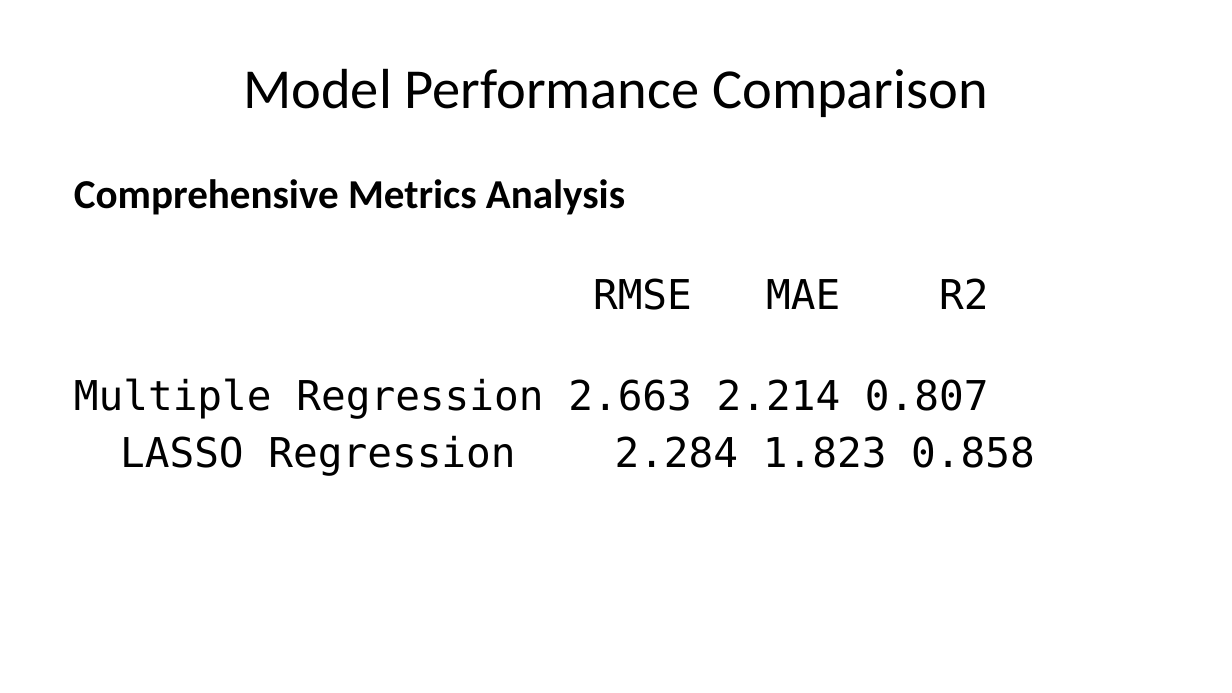
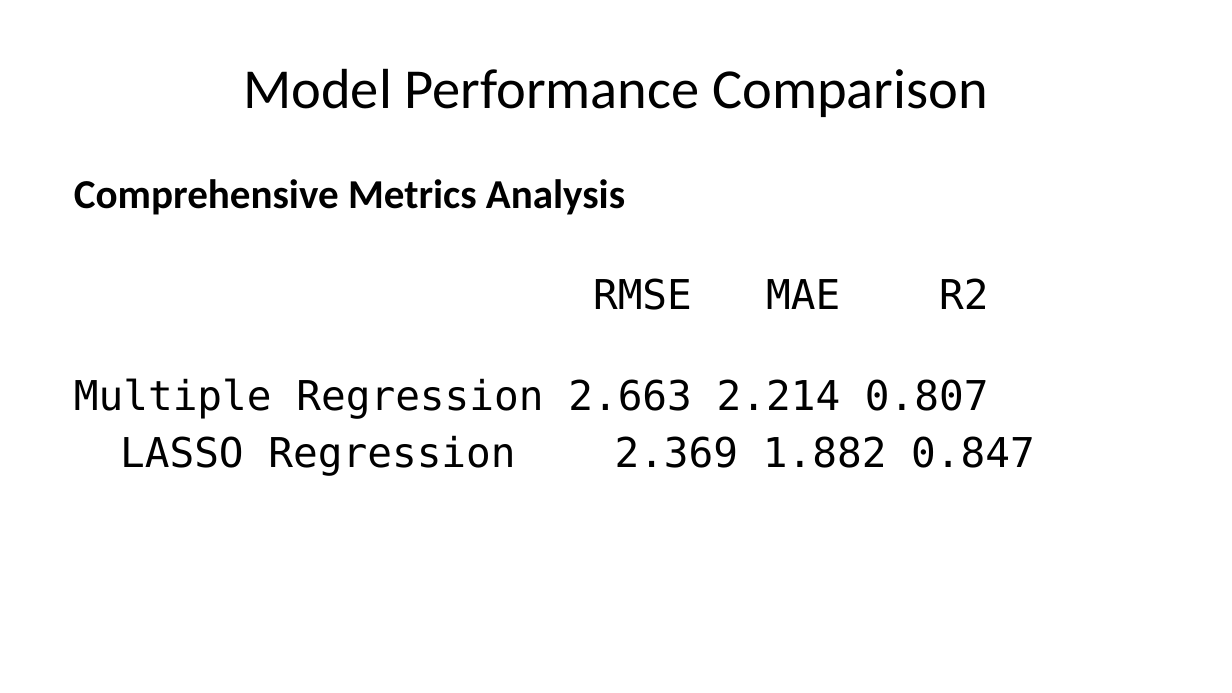
Before and after one commit to memandip/r-starter, a slide deck: slide 8 of presentation_1/supervised_learning.pptx (slide 11 before the commit). Drawn at 1232x693 pixels with LibreOffice and Linux fonts; fonts in the diff are those of the drawing. Boxes give left, top, right and bottom in pixels: in the first picture for what was removed or moved away, otherwise in the second. Text is boxed around its words. In the diff, an @@ line names an element or a change of style, - is before the commit and + after.

```diff
--- a/presentation_1/supervised_learning.pptx
+++ b/presentation_1/supervised_learning.pptx
@@ text at <box>74,278,1035,476</box>: text changed @@
-RMSE MAE R2
-Multiple Regression 2.663 2.214 0.807
-LASSO Regression 2.284 1.823 0.858
+RMSE MAE R2
+Multiple Regression 2.663 2.214 0.807
+LASSO Regression 2.369 1.882 0.847
```
Also in this commit, not shown: 5 other slides changed, 4 slides added, 7 slides removed, 6 other files.
